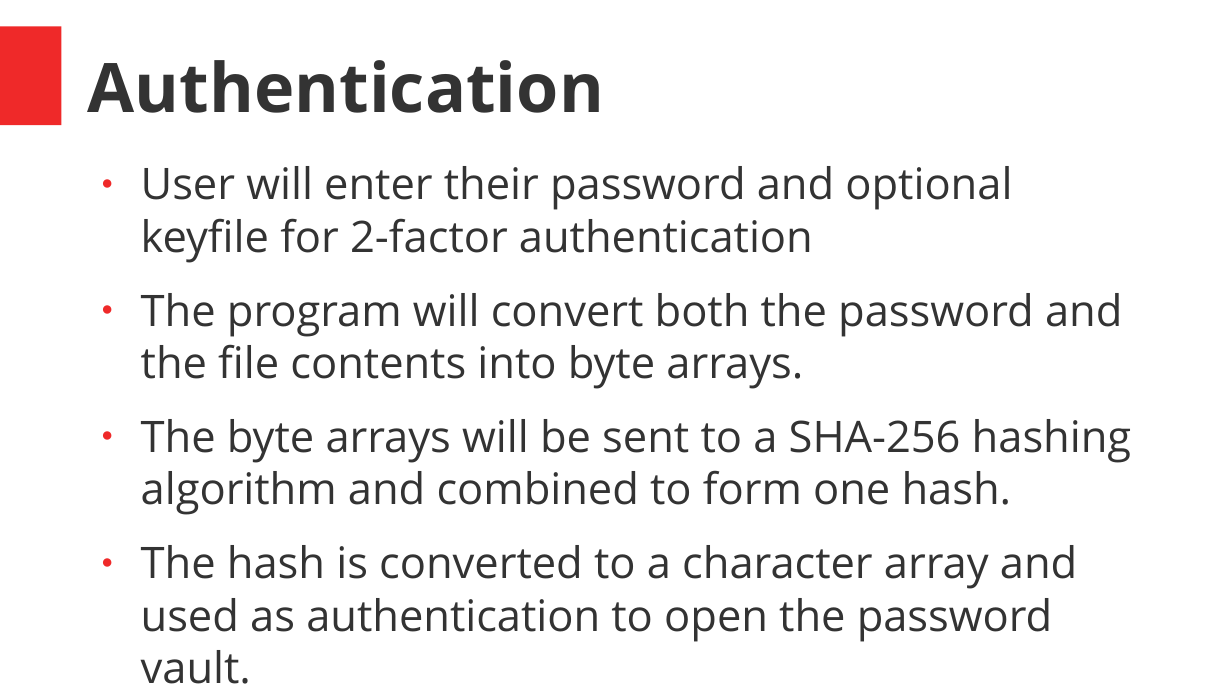
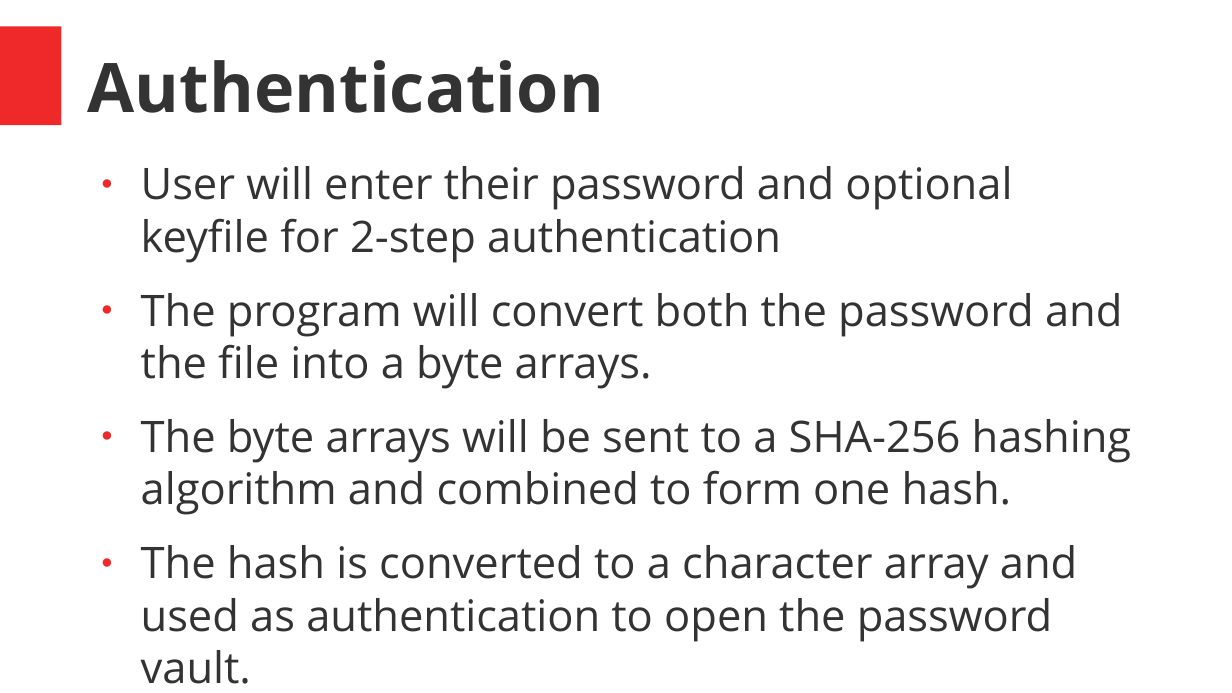
Before and after one commit to C5T2B7U/Project1, a slide deck: slide 6 of Cybersecurity_presentation.pptx. Drawn at 1232x693 pixels with LibreOffice and Linux fonts; fonts in the diff are those of the drawing. Boxes give left, top, right and bottom in pixels: in the first picture for what was removed or moved away, otherwise in the second. Text is boxed around its words. In the diff, an @@ line names an element or a change of style, - is before the commit and + after.

```diff
--- a/Cybersecurity_presentation.pptx
+++ b/Cybersecurity_presentation.pptx
@@ text at box(141, 166, 1122, 389): text changed @@
-● User will enter their password and optional keyfile for 2-factor authentication
-● The program will convert both the password and the file contents into byte arrays.
+● User will enter their password and optional keyfile for 2-step authentication
+● The program will convert both the password and the file into a byte arrays.
```
Also in this commit, not shown: 4 other slides changed.
